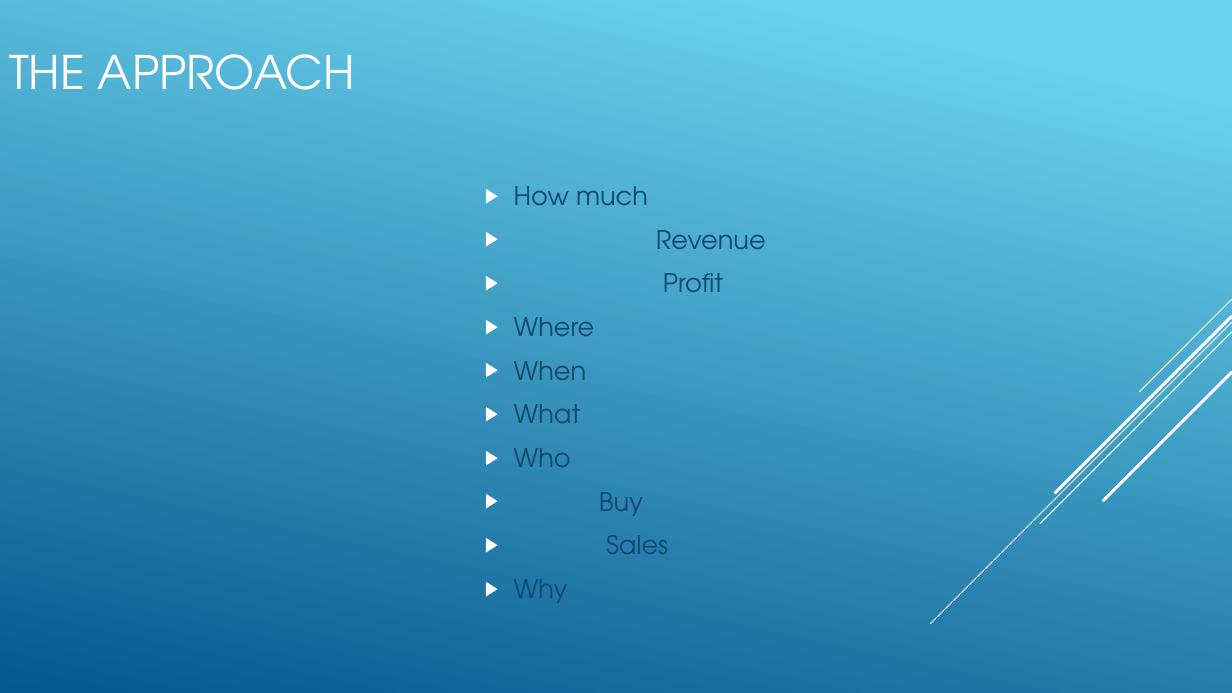
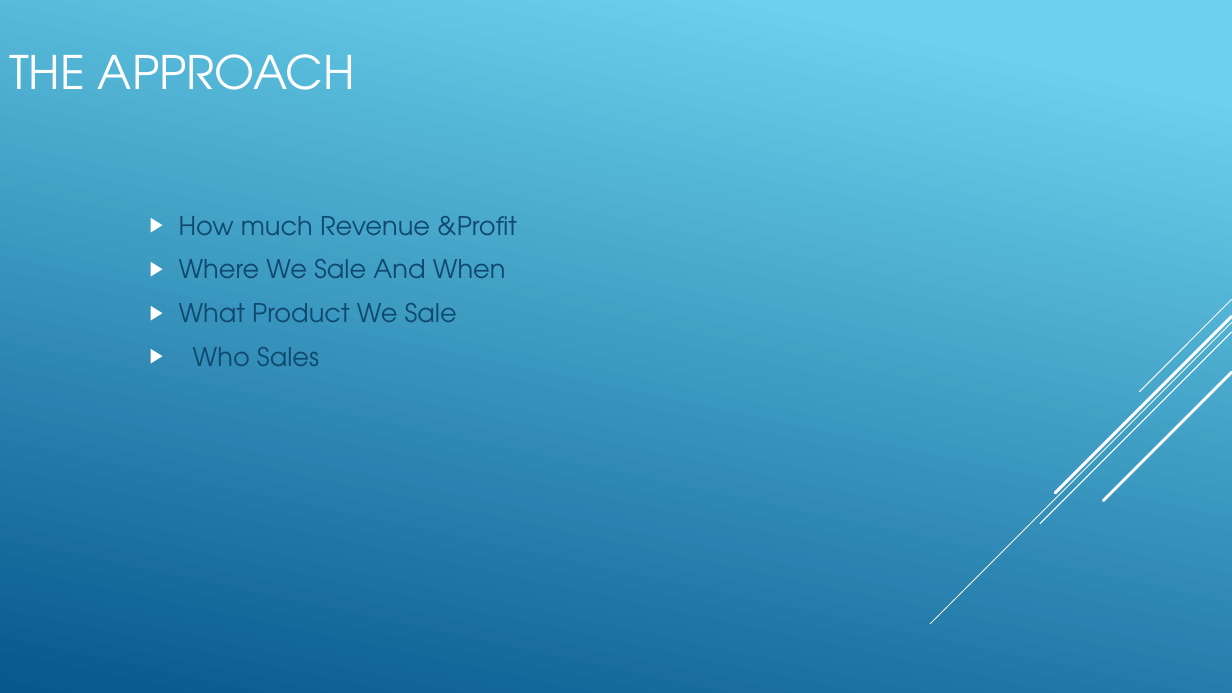
Before and after one commit to mohmedhasan1981/The-First, a slide deck: slide 3 of WWI.pptx. Drawn at 1232x693 pixels with LibreOffice and Linux fonts; fonts in the diff are those of the drawing. Boxes give left, top, right and bottom in pixels: in the first picture for what was removed or moved away, otherwise in the second. Text is boxed around its words. In the diff, an @@ line names an element or a change of style, - is before the commit and + after.

```diff
--- a/WWI.pptx
+++ b/WWI.pptx
@@ text at (179,216,517,366): text changed @@
-▶ How much
-▶ Revenue
-▶ Profit
-▶ Where
-▶ When
-▶ What
-▶ Who
-▶ Buy
-▶ Sales
-▶ Why
+▶ How much Revenue &Profit
+▶ Where We Sale And When
+▶ What Product We Sale
+▶ Who Sales
```
Also in this commit, not shown: 16 other slides changed, 2 slides added, 2 slides removed.
